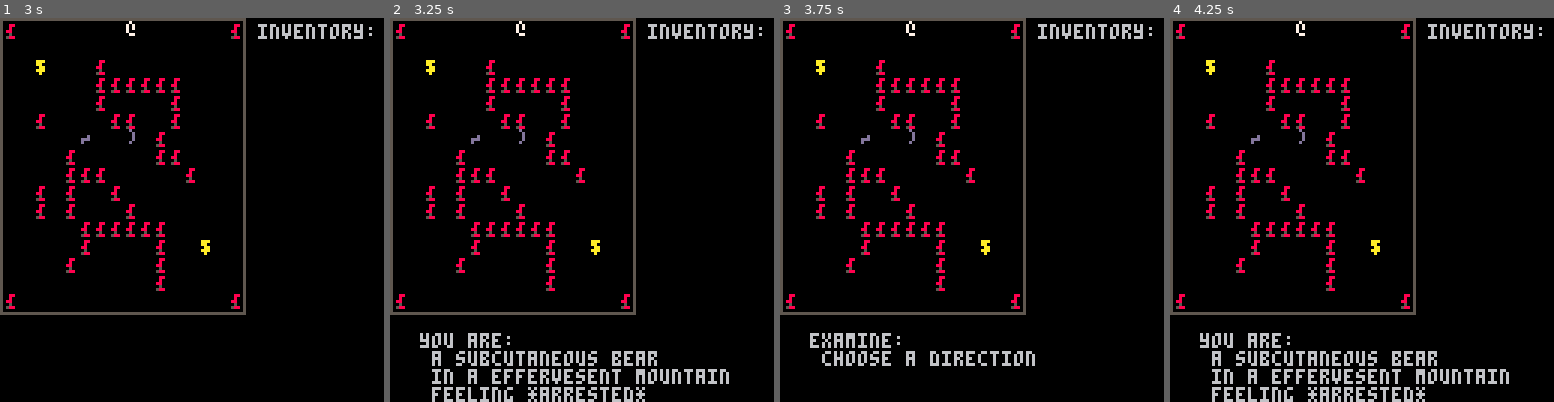
Above: before the commit, frames 1-4 (left to right).
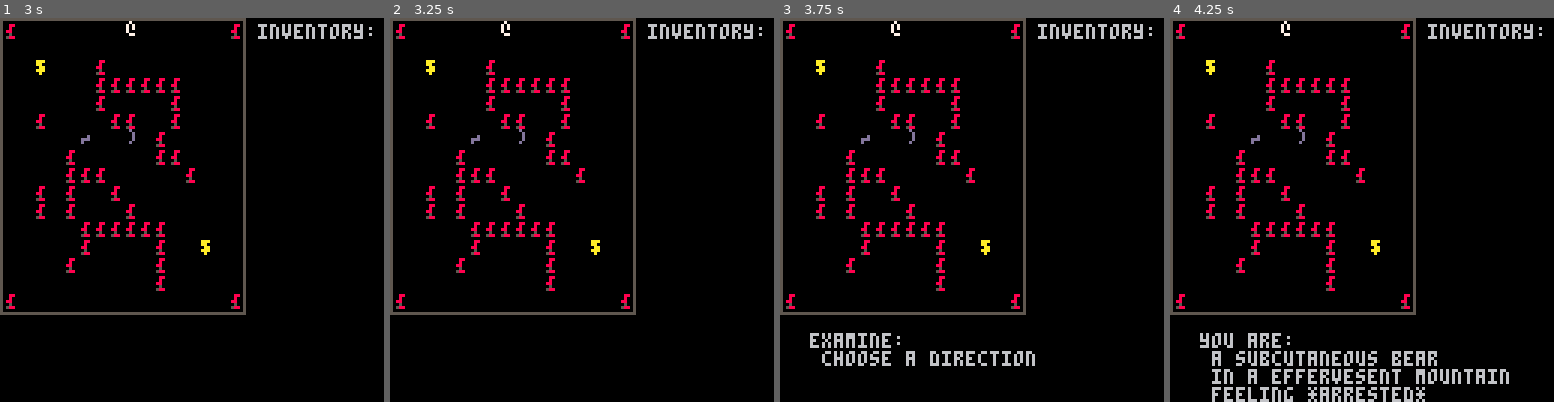
Above: after the commit, the same moments.

Repository: arnodick/castle
Game: PICO-8 cartridge castle.p8
The game is run twice, just before and just after one commit, with the same random seed, the same clock (stepped at 60 frames per second) and the same inputs.
Inputs:
- Up to frame 1 (3 s): tap X (X key) at 0.33, 1.07, 1.85, 2.97 s; tap O (Z key) at 0.7, 1.7, 2.1, 2.5, 2.9 s; hold Right 1.6-2.1 s; hold Up 2.15-2.42 s; hold Right from 2.47 s (still down)
- Up to frame 2 (3.25 s): release Right at 3.03 s; hold Left from 3.08 s (still down)
- Up to frame 3 (3.75 s): tap O (Z key) at 3.3, 3.7 s; release Left at 3.58 s; hold Down from 3.63 s (still down)
- Up to frame 4 (4.25 s): release Down at 3.97 s; hold Right from 4.02 s (still down); tap X (X key) at 4.08 s; tap O (Z key) at 4.1 s

Frame 1 is identical in both runs. In frame 2, 3.9% of the frame differs, in the area x 7-89%, y 0-100%; in frame 3, 0.1%; in frame 4, 0.1%.

Commit message:
cleanup and sounds and stuff

Diff:
--- a/castle.p8
+++ b/castle.p8
@@ -21,7 +21,6 @@
 	if p!=nil then
 	debug_l[8]="px="..p.x
 	debug_l[9]="py="..p.y
---	debug_l[9]="pst="..p.steps
 	debug_l[10]="lvl="..level
 	end
 	if actortypes[2]!=nil then
@@ -174,6 +172,7 @@
 		actortypes[1][a].pn=pn
 		actortypes[1][a].sp=sp
 		actortypes[1][a].fe=fe
+		actortypes[1][a].solid=true
 	end
 	--terrain attributes
 	for a=1,4 do
@@ -188,6 +187,7 @@
 		actortypes[2][a].pn=#pronouns if rnd(1)<=0.5 then actortypes[2][a].pn=flr(rnd(#pronouns))+1 end
 		actortypes[2][a].sp=flr(rnd(#objects))+1
 		actortypes[2][a].fe=flr(rnd(#feelings))+1
+		actortypes[2][a].solid=true
 	end
 	--enemy attributes
 	for a=1,4 do
@@ -199,6 +199,7 @@
 		actortypes[3][a].pn=#pronouns if rnd(1)<=0.5 then actortypes[2][a].pn=flr(rnd(#pronouns))+1 end
 		actortypes[3][a].sp=flr(rnd(#species))+1
 		actortypes[3][a].fe=flr(rnd(#feelings))+1
+		actortypes[3][a].solid=true
 	end
 	--item attributes
 	for a=1,4 do
@@ -206,12 +207,15 @@
 		actortypes[4][a].c=10
 		actortypes[4][a].m=0
 		actortypes[4][a].sp=1
+		actortypes[4][a].solid=false
+		actortypes[4][a].snd=4
 	end
 	--exit attributes
 	for a=1,4 do
 		actortypes[5][a].ch="&"
 		actortypes[5][a].c=11
 		actortypes[5][a].m=0
+		actortypes[5][a].solid=false
 	end
 	--potion?
 	for a=1,4 do
@@ -219,6 +223,7 @@
 		actortypes[6][a].c=13
 		actortypes[6][a].m=0
 		actortypes[6][a].sp=2
+		actortypes[6][a].solid=false
 	end
 end
 
@@ -294,8 +299,6 @@
 	a.y=y
 	a.secx=flr(a.x/rooms[level].sector_s)*rooms[level].sector_s*cellw
 	a.secy=flr(a.y/rooms[level].sector_s)*rooms[level].sector_s*cellh
-	--a.secx=0
-	--a.secy=0
 	a.shakex=0
 	a.shakey=0
 	if a.t==5 then
@@ -312,12 +315,8 @@
 		add(actors.creatures,a)
 	end
 	if a.t==1 then
---		a.steps=0
 		a.attackpwr=2
-		a.target=nil
 		a.inventory={}
-		--add(a.inventory,4)
-		--add(a.inventory,flr(rnd(#items))+1)
 	end
 	add(actors,a)
 	return a
@@ -347,13 +346,9 @@
 end
 
 function drawmenu(m)
-	--local a=#m.me-1
-	--while a>=0 do
 	if not debug then
 	for a=0,#m.me-1 do
 		print(m.me[a+1],m.x+cam[1],m.y+a*cellh+cam[2],6)
-		--print(m.me[a+1],m.x+cam[1],m.y+(#m.me-1)*cellh-a*cellh+cam[2],6)
-		--a-=1
 	end
 	end
 end
@@ -366,12 +361,12 @@
 	debug_l[4]=0
 end
 
-function checkinventory(t)
-	for k,v in pairs(p.inventory) do
-		if v==t then return true end
-	end
-	return false
-end
+--function checkinventory(t)
+--	for k,v in pairs(p.inventory) do
+--		if v==t then return true end
+--	end
+--	return false
+--end
 
 function direction(d)
 	local dire={}
@@ -394,9 +389,7 @@
 function movetype(a)
 	local m=actortypes[a.t][level+1].m
 	if m==1 then
---		if a.t==1 then a.steps+=1 end
 		return btn()
---		return btnp()
 	end
 	if m==2 then
 		return followactor(a,p)
@@ -452,14 +445,13 @@
 	if d!=0 then
 		local dire=actoroob(a,direction(d))
 		local cell=room[a.x+dire[1]][a.y+dire[2]]
-		if cell==0 or cell==4 or cell==5 or cell==6 then
+		if cell==0 or not actortypes[cell][level+1].solid then
 			room[a.x][a.y]=0
 			a.x+=dire[1] a.y+=dire[2]
 			room[a.x][a.y]=a.t
 			a.secx=flr(a.x/rooms[level].sector_s)*rooms[level].sector_s*cellw
 			a.secy=flr(a.y/rooms[level].sector_s)*rooms[level].sector_s*cellh
 		else
-			a.target=room[a.x+dire[1]][a.y+dire[2]]
 		 return true
 		end
 	end
@@ -478,7 +470,6 @@
 		end
 	elseif a.hit==0 then
 		local d=movetype(a)
-		a.target=nil
 		if moveactor(a,d) then
 			for cr in all(actors.creatures) do
 				colactor(a,d,cr)
@@ -498,10 +489,11 @@
 
 function doitem(t)
 	if t==4 then
---		actortypes[1][level+1].c=5
 		menus[2].t=3
 		menus[2].sel=1
 		control_inv=not control_inv
+	elseif t==6 then
+		p.hit=0
 	end
 end
 
@@ -512,6 +504,7 @@
 		c-=1
 	end
 	a.inventory[1]=i.t
+	sfx(actortypes[i.t][level+1].snd)
 	del(actors,i)
 	del(actors.items,i)
 end
@@ -522,66 +515,57 @@
 	if m.t==1 then
 		if players[1]==nil then
 			m.me[1]="you are dead!"
-		--elseif btn() then
 		elseif control_exam==true then
 			m.me[1]="examine:"
 			m.me[2]=" choose a direction"
-			if btnp(0) or btnp(1) or btnp(2) or btnp(3) then
-			--if btnp()>0 then
-			control_exam=not control_exam
-			local dire=actoroob(p,direction(btnp()))
-			p.target=room[p.x+dire[1]][p.y+dire[2]]
-			if p.target!=0 then
-				m.me[1]="you face:"
-				if p.target==4 or p.target==6 then
-					m.me[2]=" a "..items[actortypes[p.target][level+1].sp]
-				elseif p.target==3 then
-					m.me[2]=" a "..species[actortypes[p.target][level+1].sp]
-					m.me[3]=" it feels *"..feelings[actortypes[p.target][level+1].fe].."*"
-				elseif p.target==2 then
-					m.me[2]=" a "..objects[actortypes[p.target][level+1].sp]
+			if btnp()>0 and btnp()<16 then
+				control_exam=not control_exam
+				local dire=actoroob(p,direction(btnp()))
+				local target=room[p.x+dire[1]][p.y+dire[2]]
+				if target!=0 then
+					m.me[1]="you face:"
+					if target==4 or target==6 then
+						m.me[2]=" a "..items[actortypes[target][level+1].sp]
+					elseif target==3 then
+						m.me[2]=" a "..species[actortypes[target][level+1].sp]
+						m.me[3]=" it feels *"..feelings[actortypes[target][level+1].fe].."*"
+					elseif target==2 then
+						m.me[2]=" a "..objects[actortypes[target][level+1].sp]
+					end
+				else
+					local ty=actortypes[p.t][level+1]
+					m.me[1]="you are:"
+					m.me[2]=" a "..adjectives[ty.ad].." "..pronouns[ty.pn]..species[ty.sp]
+					m.me[3]=" in a "..adjectives[rooms[level].ad].." "..places[rooms[level].pl]
+					m.me[4]=" feeling *"..feelings[ty.fe].."*"
 				end
-			else
-				local n=flr(rnd(#adjectives))+1
-				local ty=actortypes[p.t][level+1]
-				m.me[1]="you are:"
-				m.me[2]=" a "..adjectives[ty.ad].." "..pronouns[ty.pn]..species[ty.sp]
-				m.me[3]=" in a "..adjectives[rooms[level].ad].." "..places[rooms[level].pl]
-				m.me[4]=" feeling *"..feelings[ty.fe].."*"
-			end
-			end
-			if btnp(5) then
+			elseif btnp(5) then
 				control_exam=not control_exam
 				m.me={}
 			end
 		end
 	--inventory menu
 	elseif m.t==2 then
+		local def={}
+		def[1]="inventory:"
+		for a=1,#p.inventory do
+			def[a+1]=" -"..items[actortypes[p.inventory[a]][level+1].sp]
+		end
 		if not control_inv then
-			m.me[1]="inventory:"
-			for a=1,#p.inventory do
-				m.me[a+1]=" -"..items[actortypes[p.inventory[a]][level+1].sp]
-			end
+			m.me=def
 		else
 			m.me[1]="use:"
 			m.me[2]=">>"..items[actortypes[p.inventory[1]][level+1].sp]
 			if btnp(4) then
 				local it=p.inventory[1]
-				if it!=nil then
 				control_inv=not control_inv
 				doitem(it)
 				del(p.inventory,p.inventory[1])
 				if it!=4 then
 					taketurn()
 				end
-				end
-				--control_inv=not control_inv
 			elseif btnp(5) then
---				m.t=2
-				m.me[1]="inventory:"
-				for a=1,#p.inventory do
-					m.me[a+1]=" -"..items[actortypes[p.inventory[a]][level+1].sp]
-				end
+				m.me=def
 				control_inv=not control_inv
 			end
 		end
@@ -593,19 +577,14 @@
 			if a==m.sel then s=">>" else s=" -" end
 			m.me[a+1]=s..items[a]
 		end
-		if btnp(3) then m.sel+=1 if m.sel>#items then m.sel=1 end
-		elseif btnp(2) then m.sel-=1 if m.sel<1 then m.sel=#items end
-		end
-		if btnp(4) then
+		if btnp(2) then m.sel-=1 if m.sel<1 then m.sel=#items end
+		elseif btnp(3) then m.sel+=1 if m.sel>#items then m.sel=1 end
+		elseif btnp(4) then
 			makeactor(6,p.x,p.y)
 			m.t=2
-			m.me[1]="inventory:"
-			for a=1,#p.inventory do
-				m.me[a+1]=" -"..items[actortypes[p.inventory[a]][level+1].sp]
-			end
+--			m.me=def
 			control_inv=not control_inv
 			taketurn()
---			pickupitem(p,m.sel)
 		end
 	end
 end
@@ -618,12 +597,11 @@
 			a.shakey=cos(timer*1/6)*2
 		end
 		a.attack-=1
+	elseif a.hit>0 then
+		a.shakex=cos(timer*1/16)*2
 	else
-		a.shakex=0 a.shakey=0
-	end
-	if a.hit>0 then
-		a.shakex=cos(timer*1/16)*2
-	else a.shakey=-abs(cos(timer*1/40))*2+1
+		a.shakex=0 --a.shakey=0
+		a.shakey=-abs(cos(timer*1/40))*2+1
 	end
 end
 
@@ -645,35 +623,21 @@
 	reset()
 
 	if s==0 then
---		players={}
-		--add(players,makeactor(1,flr(rnd(rooms[level].room_w))+1,flr(rnd(rooms[level].room_w))+1))
---		add(players,makeactor(1,1,1))
 	end
 	if s==1 then
 		actortypes_i(level)
---		sector_s=16
---		sector_a=4 --6 is max here!
---		room_w=sector_s*sector_a
-		--todo: make sector size input an array
 		rooms_i(16,4)
 		loadmap(rooms[level].room_w,rooms[level].sector_a)
 		players={}
 		add(players,makeactor(1,flr(rnd(rooms[level].room_w)),flr(rnd(rooms[level].room_w))))
 		if players[1]!=nil then
 			p=players[1]
-			--add(actors,p)
-			--add(actors.creatures,p)
-		end
-		if p!=nil then
-		cam[1]=flr(p.x/rooms[level].sector_s)*rooms[level].sector_s*cellw
-		cam[2]=flr(p.y/rooms[level].sector_s)*rooms[level].sector_s*cellh
-		end
-		loadactors(rooms[level].room_w)
-		local n=flr(rnd(#adjectives))+1
-		if p!=nil then
+			cam[1]=flr(p.x/rooms[level].sector_s)*rooms[level].sector_s*cellw
+			cam[2]=flr(p.y/rooms[level].sector_s)*rooms[level].sector_s*cellh
 			makemenu(1,10,105,120,20)
 			makemenu(2,86,2,40,60)
 		end
+		loadactors(rooms[level].room_w)
 		--del(adjective,adjective[n])
 	end
 end
@@ -684,19 +648,27 @@
 			state=1
 			state_i(state)
 		end
-	end
-	if s==1 then
+	elseif s==1 then
 		if not control_inv and not control_exam then
 			if btnp(5) then
 				if p.inventory[1]!=nil then
 				control_inv=not control_inv
 				end
-		--end
 			elseif btnp(4) then
 				control_exam=not control_exam
 			elseif btnp()>0 then
-		--if timer%4==0 then
-				taketurn()
+			--if timer%4==0 then
+				local dire=actoroob(p,direction(btnp()))
+				local cell=room[p.x+dire[1]][p.y+dire[2]]
+				if cell!=2 then
+					taketurn()
+				else
+					sfx(3)
+					for b=1,2 do
+						if dire[b]!=0 then p.attackdir=b end
+					end
+					p.attack=6
+				end
 			end
 			foreach(actors.creatures,shakeactor)
 			if p!=nil then
@@ -711,13 +683,11 @@
 			level+=1
 			if level>3 then level=0 end
 			changelevel(level)
---			state_i(state)
-		end
-		end
-		--if btnp(5) then
+		--elseif btnp(5) then
 			--state=0
 			--state_i(state)
-		--end
+			end
+		end
 	end
 
 	camera(cam[1],cam[2])
@@ -731,19 +701,11 @@
 		print("title\npress button to start",30,30,7)
 	end
 	if s==1 then
-		--rectfill(cam[1],cam[2],cam[1]+sector_s*cellw,cam[2]+sector_s*cellh+1,level+levelc)
 		rectfill(cam[1],cam[2],cam[1]+rooms[level].sector_s*cellw,cam[2]+rooms[level].sector_s*cellh+1,rooms[level].c)
 		foreach(actors,drawactor)
 		rect(cam[1],cam[2],cam[1]+rooms[level].sector_s*cellw+1,cam[2]+rooms[level].sector_s*cellh+2)
-		if not debug then
-		--print("inventory:\n -potion",cam[1]+84,cam[2]+20,6)
-		--print("  vending",cam[1]+84,cam[2]+40,6)
-		--print("  machine",cam[1]+84,cam[2]+47,6)
-		end
 		foreach(menus,drawmenu)
 	end
---		if debug then print(xs,16*cellw+cellw,16*cellh+cellh) end
-		--rect(-2+cellw,-2+cellh,64*cellw-1,64*cellh)
 	if debug then
 		for a=1,#debug_l do
 			print(debug_l[a],cam[1]+84,cam[2]+a*6,6)
@@ -753,10 +715,6 @@
 
 function _init()
 	cellw=5 cellh=6
---	sector_s=16
---	sector_a=4 --6 is max here!
---	room_w=sector_s*sector_a
-
 	cam={}
 	camoffx=2
 	camoffy=2
Not shown, changed: the sound effects (__sfx__) section of castle.p8
